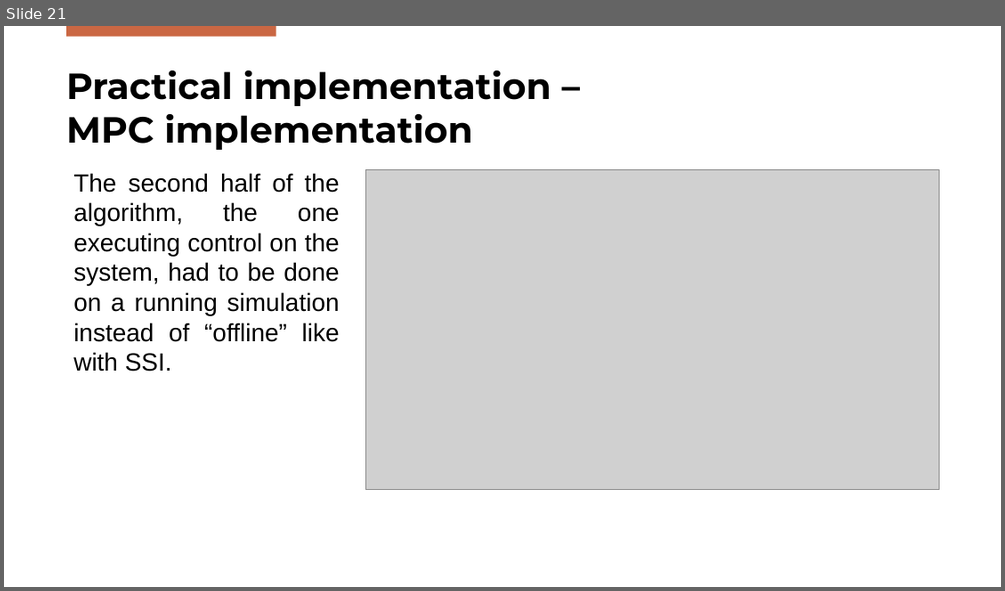
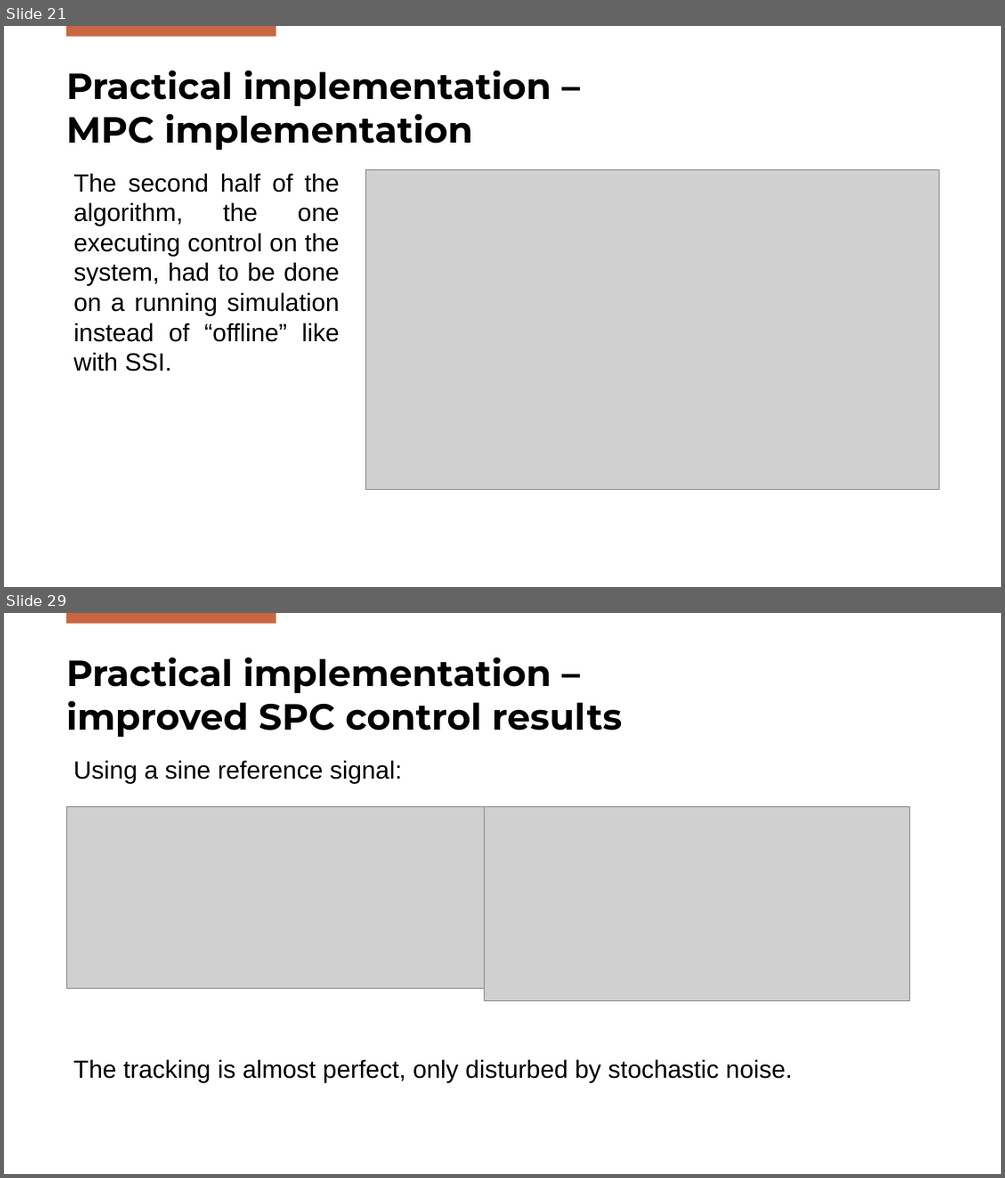
Before and after one commit to Gabriele-Mazzoleni/Progetto_ALES_aa_2025_2026, a slide deck: SPC_Presentation.pptx. Shown one above the other, each under a label of ours: slide 21 before the commit, slides 21 and 29 after it; the slides between them are not shown. The pictures are 1005x591 and 1005x1178 pixels, drawn with LibreOffice and Linux fonts; fonts in the diff are those of the drawing; grey boxes stand for pictures; background and template pictures are left out. Boxes give left, top, right and bottom in pixels: in the first picture for what was removed or moved away, otherwise in the second. Text is boxed around its words. In the diff, an @@ line names an element or a change of style, - is before the commit and + after.

```diff
--- a/SPC_Presentation.pptx
+++ b/SPC_Presentation.pptx
@@ slide 29 added at (x1=4, y1=613, x2=1001, y2=1174), background #FFFFFF; not listed: 1 template element that a slide beside it also shows @@
@@ title added at (x1=66, y1=657, x2=622, y2=737), 35 pt, text #000000, bold @@
+Practical implementation –
+improved SPC control results
@@ text added at (x1=73, y1=760, x2=793, y2=1082), 24 pt, text #000000 @@
+Using a sine reference signal:
+The tracking is almost perfect, only disturbed by stochastic noise.
@@ picture added at (x1=66, y1=806, x2=484, y2=988) @@
@@ picture added at (x1=484, y1=806, x2=909, y2=1000) @@
```
Also in this commit, not shown: 4 slides changed, 3 other slides added, 1 slide removed.
